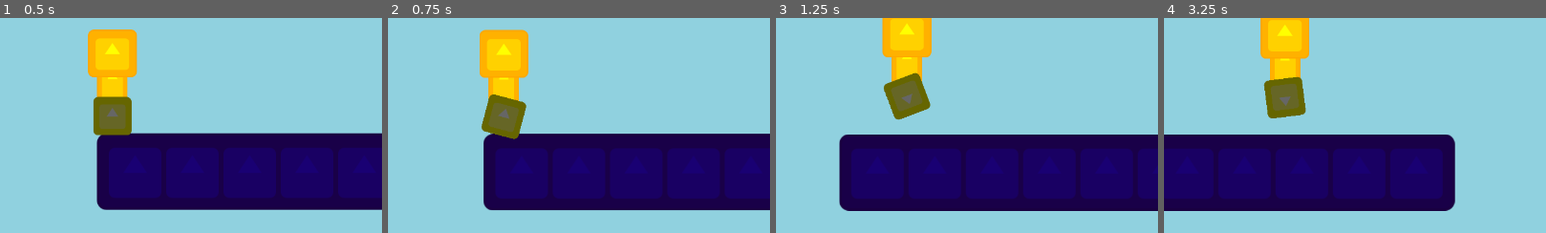
Above: before the commit, frames 1-4 (left to right).
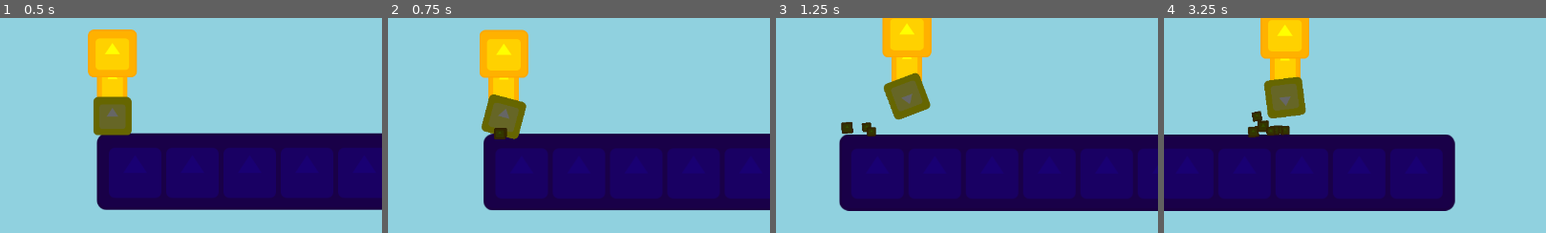
Above: after the commit, the same moments.

Repository: Penguinja8/godot-icon-game
Game: Godot game, scene res://levels/leap_of_faith.tscn
Two runs of this game, one before a commit and one after it. Both use one fixed random seed, a clock stepped at 60 frames per second and the inputs below. This scene is started directly instead of the project's main scene. The engine's default icon, where the game draws it, is replaced by a stand-in: a white triangle on a blue panel in a dark square.
Inputs:
- Up to frame 1 (0.5 s): no input
- Up to frame 2 (0.75 s): hold D (right) from 0.53 s (still down)
- Up to frame 3 (1.25 s): keep holding D (right); tap Space (jump) at 0.77 s
- Up to frame 4 (3.25 s): tap Space (jump) at 1.52, 3.02 s; release D (right) at 2.03 s; hold A (left) 2.03-2.78 s; hold D (right) from 2.78 s (still down)
The pictures show only the part of the screen within x 0-50%, y 40-90%; the shares and areas given below are measured in that part.

Frame 1 is identical in both runs. In frame 2, 0.2% of the frame differs, in the area x 27-32%, y 51-57%; in frame 3, 0.4%; in frame 4, 0.7%, in the area x 22-33%, y 43-56%.

Commit message:
messing w/ particles

Diff:
--- a/player/player.gd
+++ b/player/player.gd
@@ -42,9 +42,12 @@
 			velocity.y += gravity * delta * gravity_curve_ascending.sample(velocity.y/MAX_JUMP_VELOCITY)
 		if velocity.y > MAX_FALL_SPEED:
 			velocity.y = MAX_FALL_SPEED
-
+	if not is_on_floor() or not velocity.x:
+		$WheelParticles.emitting = false
 	if is_on_floor():
 		$Coyote.start()
+		if velocity.x and not $WheelParticles.emitting:
+			$WheelParticles.emitting = true
 	if Input.is_action_pressed("jump"):
 		velocity.x -= JUMP_CHARGE_DECEL * signf(velocity.x) * delta
 		if Input.is_action_just_pressed("jump"):
--- a/player/player.tscn
+++ b/player/player.tscn
@@ -5,6 +5,7 @@
 [ext_resource type="Shader" uid="uid://c3thql7ugxeya" path="res://player/head.gdshader" id="2_g1dw6"]
 [ext_resource type="Shader" uid="uid://dpwejalns03cp" path="res://player/wheel.gdshader" id="4_yw30f"]
 [ext_resource type="PackedScene" uid="uid://dax1aqcr08vgj" path="res://UI/HUD.tscn" id="5_qjkh3"]
+[ext_resource type="Shader" uid="uid://b50db6cu6q1ne" path="res://player/wheel_particles.gdshader" id="6_g6k8r"]
 
 [sub_resource type="Curve" id="Curve_yw30f"]
 _data = [Vector2(0.023904383, 0.6859504), 0.0, 2.189624, 0, 0, Vector2(0.123505965, 1), 0.0, 0.0, 0, 0, Vector2(0.83266926, 0.64615375), -1.121092, -1.121092, 0, 0, Vector2(1, 0.11570251), -0.29633987, 0.0, 0, 0]
@@ -34,6 +35,9 @@
 
 [sub_resource type="ShaderMaterial" id="ShaderMaterial_g1dw6"]
 shader = ExtResource("4_yw30f")
+
+[sub_resource type="ShaderMaterial" id="ShaderMaterial_1whla"]
+shader = ExtResource("6_g6k8r")
 
 [node name="Player" type="CharacterBody2D" unique_id=1920400418]
 collision_layer = 3
@@ -85,4 +89,20 @@
 
 [node name="Hud" parent="." unique_id=243792426 instance=ExtResource("5_qjkh3")]
 
+[node name="WheelParticles" type="CPUParticles2D" parent="." unique_id=856685312]
+z_index = 1
+material = SubResource("ShaderMaterial_1whla")
+position = Vector2(0, 103)
+emitting = false
+texture = ExtResource("1_oul6g")
+direction = Vector2(0, -1)
+spread = 90.0
+gravity = Vector2(0, 0)
+initial_velocity_min = 30.0
+initial_velocity_max = 35.0
+angular_velocity_max = 10.0
+scale_amount_min = 0.1
+scale_amount_max = 0.15
+
 [connection signal="timeout" from="CameraShiftLeft" to="." method="_on_camera_shift_left_timeout"]
+[connection signal="finished" from="WheelParticles" to="." method="_on_wheel_particles_finished"]
--- /dev/null
+++ b/player/wheel_particles.gdshader
@@ -0,0 +1,10 @@
+shader_type canvas_item;
+
+
+void fragment() {
+	COLOR = texture(TEXTURE, UV);
+ 	COLOR.b = 0.0;
+	COLOR.r = 0.2;
+	COLOR.g *= 0.2;
+	COLOR.g += 0.1;
+}
Not shown, added: player/wheel_particles.gdshader.uid
